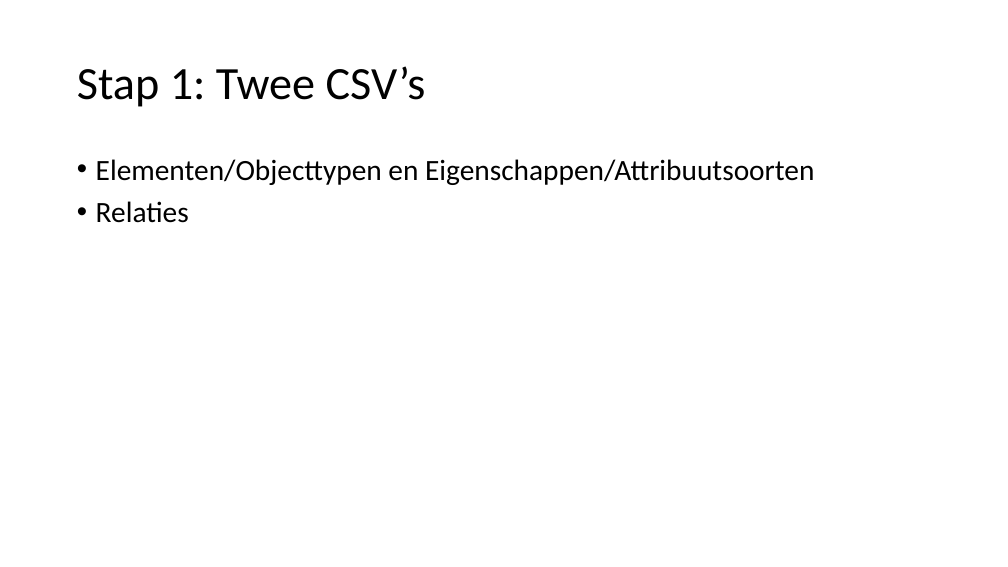
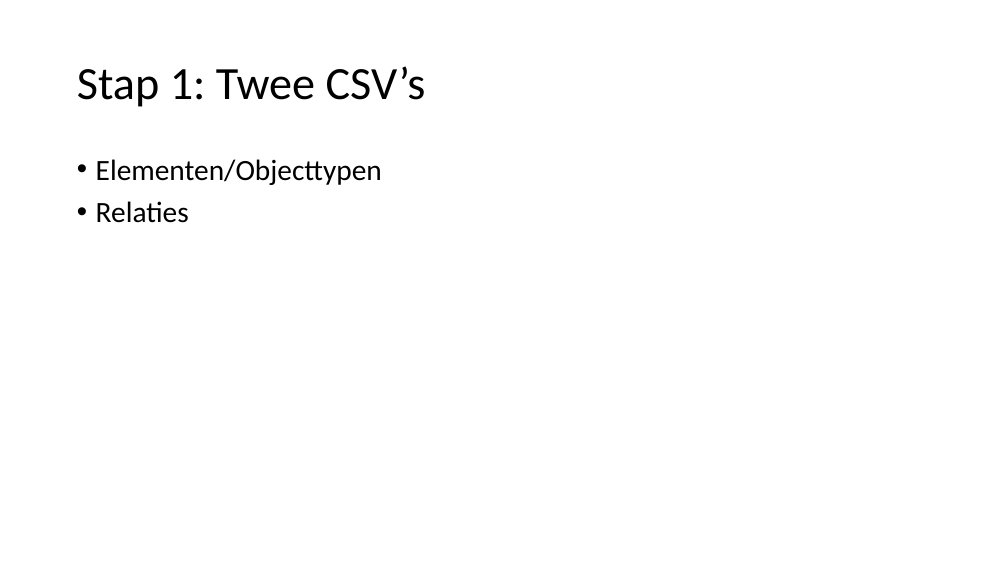
Before and after one commit to Gemeente-Delft/Gemeentelijk-Gegevensmodel, a slide deck: slide 2 of tools/docs/Uitwisseling_GGM_en_GEMMA.pptx. Drawn at 1008x567 pixels with LibreOffice and Linux fonts; fonts in the diff are those of the drawing. Boxes give left, top, right and bottom in pixels: in the first picture for what was removed or moved away, otherwise in the second. Text is boxed around its words. In the diff, an @@ line names an element or a change of style, - is before the commit and + after.

```diff
--- a/tools/docs/Uitwisseling_GGM_en_GEMMA.pptx
+++ b/tools/docs/Uitwisseling_GGM_en_GEMMA.pptx
@@ text at [96,159,382,185]: text changed @@
-• Elementen/Objecttypen en Eigenschappen/Attribuutsoorten
+• Elementen/Objecttypen
```
Also in this commit, not shown: 2 other slides changed, 6 other files.
